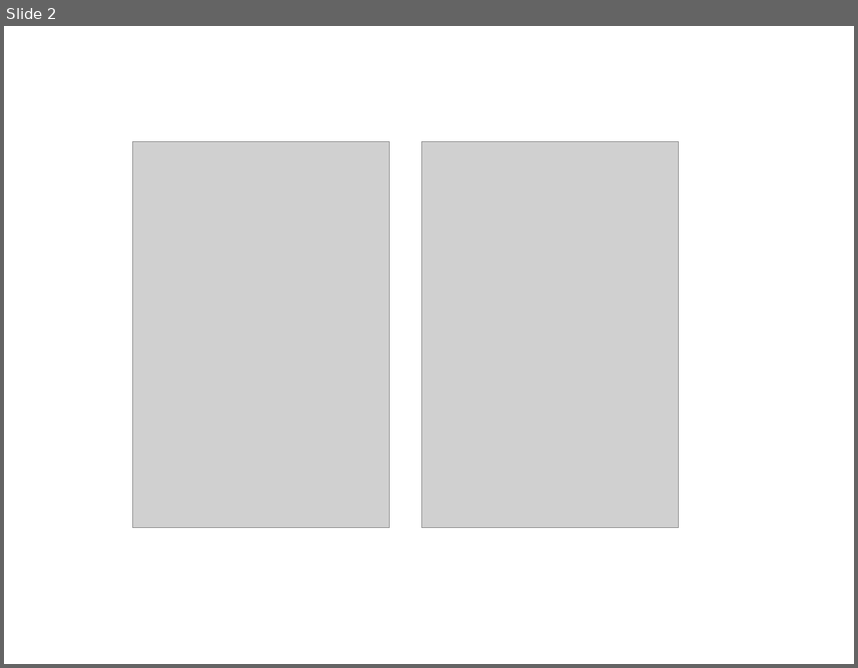
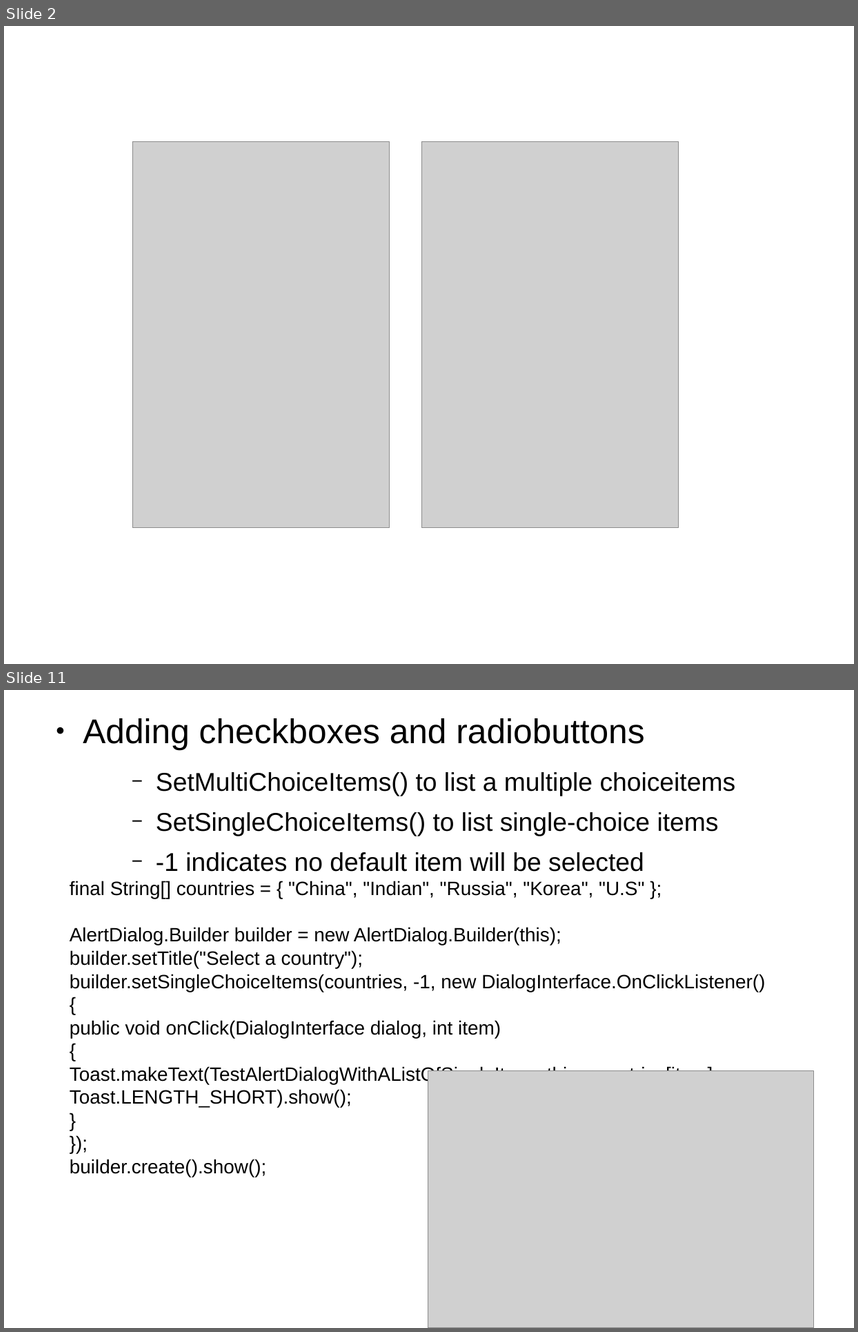
Before and after one commit to thegreatdao/testa, a slide deck: assets/android2.odp. Shown one above the other, each under a label of ours: slide 2 before the commit, slides 2 and 11 after it; the slides between them are not shown. The pictures are 858x668 and 858x1332 pixels, drawn with LibreOffice and Linux fonts; fonts in the diff are those of the drawing; grey boxes stand for pictures. Boxes give left, top, right and bottom in pixels: in the first picture for what was removed or moved away, otherwise in the second. Text is boxed around its words. In the diff, an @@ line names an element or a change of style, - is before the commit and + after.

```diff
--- a/assets/android2.odp
+++ b/assets/android2.odp
@@ slide 11 added at box(4, 690, 854, 1328), background #FFFFFF @@
@@ text added at box(83, 718, 736, 871), 24 pt, text #000000 @@
+● Adding checkboxes and radiobuttons
+    − SetMultiChoiceItems() to list a multiple choiceitems
+    − SetSingleChoiceItems() to list single-choice items
+    − -1 indicates no default item will be selected
@@ text added at box(70, 880, 765, 1176), 18 pt, text #000000 @@
+final String[] countries = { "China", "Indian", "Russia", "Korea", "U.S" };
+AlertDialog.Builder builder = new AlertDialog.Builder(this);
+builder.setTitle("Select a country");
+builder.setSingleChoiceItems(countries, -1, new DialogInterface.OnClickListener()
+{
+public void onClick(DialogInterface dialog, int item)
+{
+Toast.makeText(TestAlertDialogWithAListOfSingleItems.this, countries[item], Toast.LENGTH_SHORT).show();
+}
+});
+builder.create().show();
@@ picture added at box(428, 1070, 814, 1327) @@
```
Also in this commit, not shown: 12 other slides added, 10 other files.
